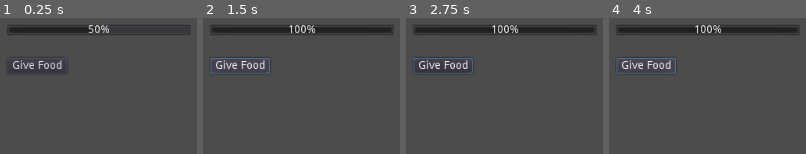
Above: before the commit, frames 1-4 (left to right).
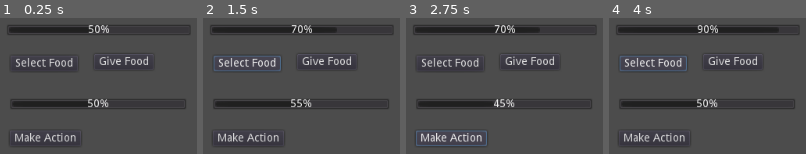
Above: after the commit, the same moments.

Repository: theludovyc/JamEstLa4
Game: Godot game, scene res://Scene/Game.tscn
The game is run twice, just before and just after one commit, with the same random seed, the same clock (stepped at 60 frames per second) and the same inputs. The project has no main scene, so this scene is started directly.
Inputs (mouse positions are in pixels of both pictures, inside the frame that each line leads up to):
- Up to frame 1 (0.25 s): no input
- Up to frame 2 (1.5 s): click "Give Food" at 0.5 s; click (246, 64) at 1.25 s, where only the run after the commit has a clickable "Select Food"
- Up to frame 3 (2.75 s): click (451, 139) at 2 s, where only the run after the commit has a clickable "Make Action"
- Up to frame 4 (4 s): click "Give Food" at 2.75 s; click (652, 64) at 3.5 s, where only the run after the commit has a clickable "Select Food"

The runs differ from the first frame. In frame 1, 6.3% of the frame differs, in the area x 4-95%, y 27-92%; in frame 2, 8.7%, in the area x 4-96%, y 5-92%; in frame 3, 8.7%; in frame 4, 8.1%.

Commit message:
gardening and eat brownie

Diff:
--- /dev/null
+++ b/Action/Gardening.tres
@@ -0,0 +1,12 @@
+[gd_resource type="Resource" load_steps=2 format=2]
+
+[ext_resource path="res://Script/Action.gd" type="Script" id=1]
+
+[resource]
+script = ExtResource( 1 )
+name = "Gardening"
+hunger_cost = 0.0
+thirst_cost = 0.0
+fatigue_cost = 10.0
+hygiene_cost = 0.0
+happiness_cost = 0.0
--- a/Item/Brownie.tres
+++ b/Item/Brownie.tres
@@ -1,8 +1,18 @@
-[gd_resource type="Resource" load_steps=2 format=2]
+[gd_resource type="Resource" load_steps=4 format=2]
 
 [ext_resource path="res://Script/Food.gd" type="Script" id=1]
+[ext_resource path="res://Script/Action.gd" type="Script" id=2]
+
+[sub_resource type="Resource" id=1]
+script = ExtResource( 2 )
+name = "Action"
+hunger_cost = 20.0
+thirst_cost = 0.0
+fatigue_cost = 5.0
+hygiene_cost = 0.0
+happiness_cost = 0.0
 
 [resource]
 script = ExtResource( 1 )
 name = "Brownie"
-hunger_restored = 50.0
+action = SubResource( 1 )
--- a/Scene/Game.tscn
+++ b/Scene/Game.tscn
@@ -17,13 +17,44 @@
 "_edit_use_anchors_": false
 }
 
+[node name="SelectFood" type="Button" parent="."]
+margin_left = 20.1299
+margin_top = 56.1515
+margin_right = 106.13
+margin_bottom = 76.1515
+text = "Select Food"
+__meta__ = {
+"_edit_use_anchors_": false
+}
+
 [node name="GiveFood" type="Button" parent="."]
-margin_left = 15.892
-margin_top = 59.3299
-margin_right = 91.892
-margin_bottom = 79.3299
+margin_left = 127.136
+margin_top = 54.0326
+margin_right = 203.136
+margin_bottom = 74.0326
 text = "Give Food"
 __meta__ = {
 "_edit_use_anchors_": false
 }
+
+[node name="FatigueBar" type="ProgressBar" parent="."]
+margin_left = 19.0
+margin_top = 111.0
+margin_right = 245.0
+margin_bottom = 125.0
+__meta__ = {
+"_edit_use_anchors_": false
+}
+
+[node name="MakeAction" type="Button" parent="."]
+margin_left = 19.0
+margin_top = 152.0
+margin_right = 95.0
+margin_bottom = 172.0
+text = "Make Action"
+__meta__ = {
+"_edit_use_anchors_": false
+}
+[connection signal="button_down" from="SelectFood" to="." method="_on_SelectFood_button_down"]
 [connection signal="pressed" from="GiveFood" to="." method="_on_GiveFood_pressed"]
+[connection signal="button_down" from="MakeAction" to="." method="_on_MakeAction_button_down"]
--- /dev/null
+++ b/Script/Action.gd
@@ -0,0 +1,17 @@
+extends Resource
+class_name Action
+
+# Declare member variables here. Examples:
+# var a = 2
+# var b = "text"
+export var name := "Action"
+
+export var hunger_cost:float
+
+export var thirst_cost:float
+
+export var fatigue_cost:float
+
+export var hygiene_cost:float
+
+export var happiness_cost:float
--- a/Script/Food.gd
+++ b/Script/Food.gd
@@ -1,15 +1,4 @@
 extends Item
 class_name Food
 
-# Declare member variables here. Examples:
-# var a = 2
-# var b = "text"
-export var hunger_restored:float
-
-# Called when the node enters the scene tree for the first time.
-func _ready():
-	pass # Replace with function body.
-
-# Called every frame. 'delta' is the elapsed time since the previous frame.
-#func _process(delta):
-#	pass
+export(Resource) var action
--- a/Script/Game.gd
+++ b/Script/Game.gd
@@ -8,13 +8,19 @@
 
 var food = preload("res://Item/Brownie.tres")
 
+var action = preload("res://Action/Gardening.tres")
+
 # Called when the node enters the scene tree for the first time.
 func _ready():
 	entity = $Entity
 
 	entity.hunger = 50
 
-	$HungerBar.value = $Entity.hunger
+	entity.fatigue = 50
+
+	$HungerBar.value = entity.hunger
+
+	$FatigueBar.value = entity.fatigue
 
 	pass # Replace with function body.
 
@@ -22,11 +28,24 @@
 # Called every frame. 'delta' is the elapsed time since the previous frame.
 #func _process(delta):
 #	pass
-
+func _on_SelectFood_button_down():
+	pass # Replace with function body.
 
 func _on_GiveFood_pressed():
 	if(entity.hunger != entity.MAX):
-		entity.hunger = clamp(entity.hunger + food.hunger_restored, 0, entity.MAX)
+		entity.hunger = clamp(entity.hunger + food.action.hunger_cost, 0, entity.MAX)
 
-		$HungerBar.value = $Entity.hunger
+		entity.fatigue = clamp(entity.fatigue + food.action.fatigue_cost, 0, entity.MAX)
+
+		$HungerBar.value = entity.hunger
+
+		$FatigueBar.value = entity.fatigue
 	pass # Replace with function body.
+
+
+func _on_MakeAction_button_down():
+	if(entity.fatigue >= action.fatigue_cost):
+		entity.fatigue -= action.fatigue_cost
+
+		$FatigueBar.value = entity.fatigue
+	pass # Replace with function body.
--- a/project.godot
+++ b/project.godot
@@ -9,6 +9,11 @@
 config_version=4
 
 _global_script_classes=[ {
+"base": "Resource",
+"class": "Action",
+"language": "GDScript",
+"path": "res://Script/Action.gd"
+}, {
 "base": "Node2D",
 "class": "Entity",
 "language": "GDScript",
@@ -25,6 +30,7 @@
 "path": "res://Script/Item.gd"
 } ]
 _global_script_class_icons={
+"Action": "",
 "Entity": "",
 "Food": "",
 "Item": ""
